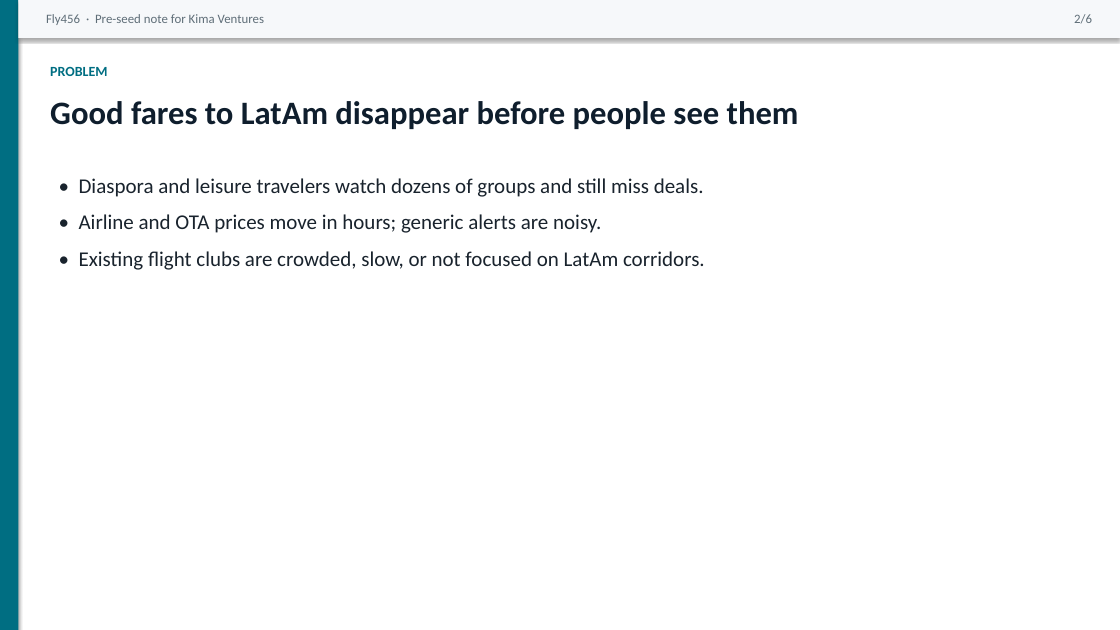
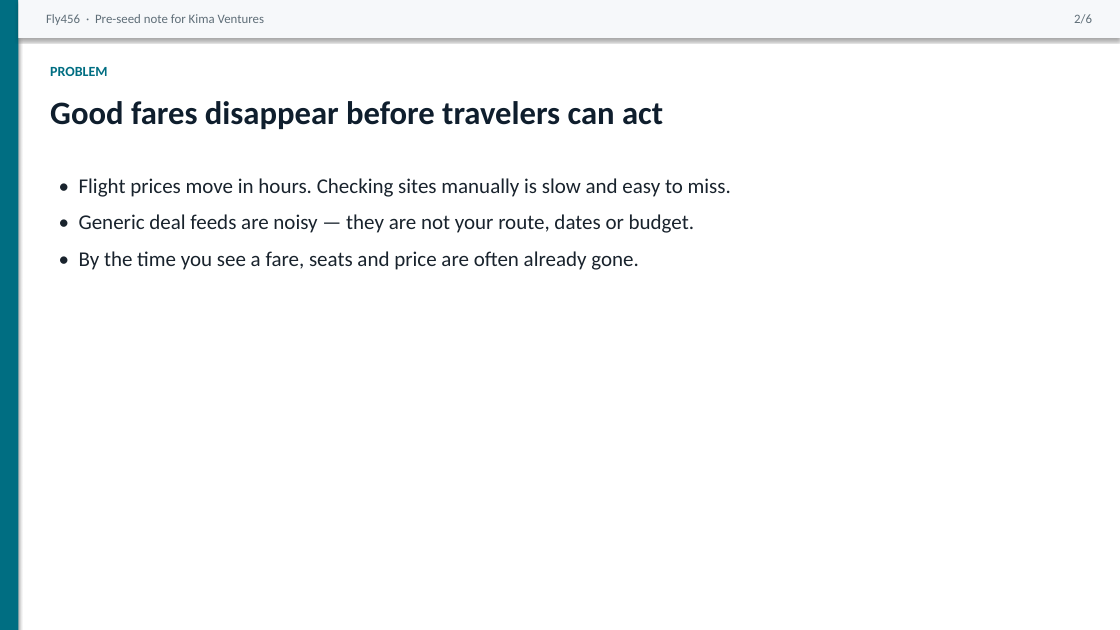
Before and after one commit to Parvusmedia/vpsfullcontrol, a slide deck: slide 2 of Fly456_Kima_OnePager.pptx. Drawn at 1120x630 pixels with LibreOffice and Linux fonts; fonts in the diff are those of the drawing. Boxes give left, top, right and bottom in pixels: in the first picture for what was removed or moved away, otherwise in the second. Text is boxed around its words. In the diff, an @@ line names an element or a change of style, - is before the commit and + after.

```diff
--- a/Fly456_Kima_OnePager.pptx
+++ b/Fly456_Kima_OnePager.pptx
@@ text at (x1=50, y1=101, x2=663, y2=129): text changed @@
-Good fares to LatAm disappear before people see them
+Good fares disappear before travelers can act
@@ text at (x1=79, y1=178, x2=731, y2=270): text changed @@
-• Diaspora and leisure travelers watch dozens of groups and still miss deals.
-• Airline and OTA prices move in hours; generic alerts are noisy.
-• Existing flight clubs are crowded, slow, or not focused on LatAm corridors.
+• Flight prices move in hours. Checking sites manually is slow and easy to miss.
+• Generic deal feeds are noisy — they are not your route, dates or budget.
+• By the time you see a fare, seats and price are often already gone.
```
Also in this commit, not shown: 2 other slides changed, 3 slides added, 3 slides removed, 7 other files.
